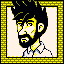
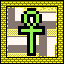
Layered file, before and after one edit (64 x 64). Changes by layer:
showed "cheevo_ankh.png copy" over <box>18,8,45,56</box>
hid "g_frown1.png" over <box>11,0,53,57</box>
painted on "frame_bg" over <box>7,7,57,57</box>
added layer "frame_bg copy #1" (hard light, 52%) above "adventurer_bg" over <box>7,7,57,57</box>
added layer "ankh_bg" over <box>7,1,57,57</box>
